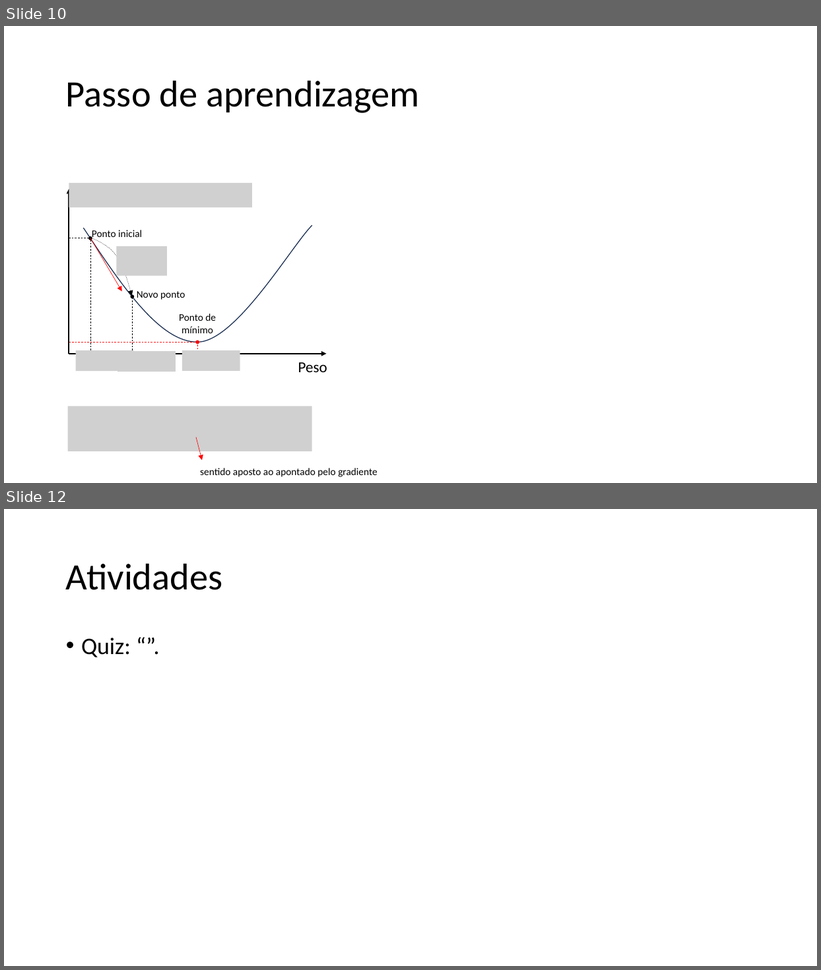
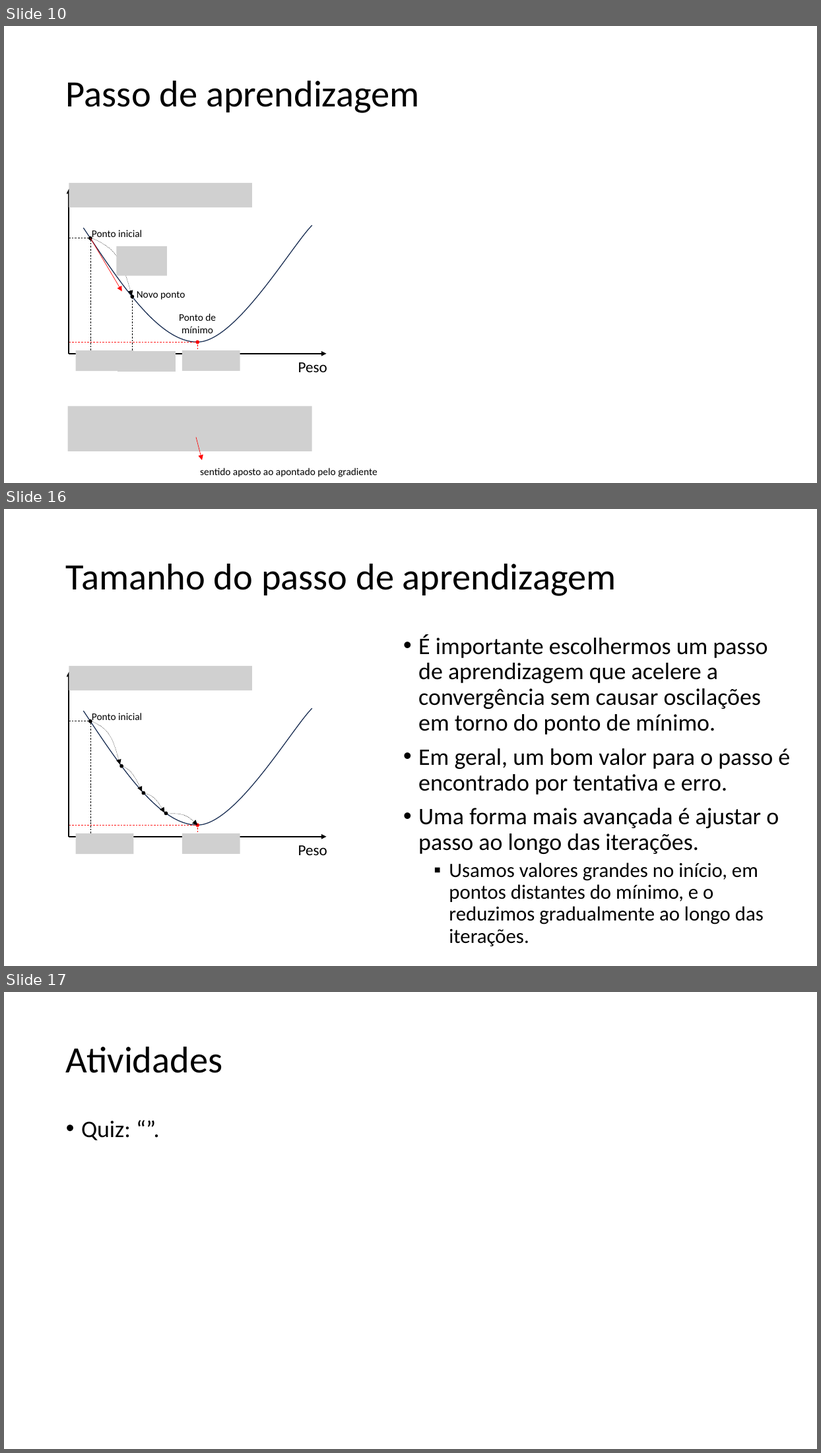
Before and after one commit to zz4fap/tp557-iot-ml, a slide deck: slides/TP557_6_Minimizando_o_erro.pptx. Shown one above the other, each under a label of ours: slides 10 and 12 before the commit, slides 10, 16 and 17 after it; the slides between them are not shown. The pictures are 821x970 and 821x1453 pixels, drawn with LibreOffice and Linux fonts; fonts in the diff are those of the drawing; grey boxes stand for pictures. Boxes give left, top, right and bottom in pixels: in the first picture for what was removed or moved away, otherwise in the second. Text is boxed around its words. In the diff, an @@ line names an element or a change of style, - is before the commit and + after.

```diff
--- a/slides/TP557_6_Minimizando_o_erro.pptx
+++ b/slides/TP557_6_Minimizando_o_erro.pptx
@@ slide 16 added at box(4, 509, 817, 966), background #FFFFFF @@
@@ title added at box(66, 563, 616, 596), 44 pt, text #000000 @@
+Tamanho do passo de aprendizagem
@@ text added at box(418, 634, 790, 947), 28 pt, text #000000 @@
+• É importante escolhermos um passo de aprendizagem que acelere a convergência sem causar oscilações em torno do ponto de mínimo.
+• Em geral, um bom valor para o passo é encontrado por tentativa e erro.
+• Uma forma mais avançada é ajustar o passo ao longo das iterações.
+  ▪ Usamos valores grandes no início, em pontos distantes do mínimo, e o reduzimos gradualmente ao longo das iterações.
@@ picture added at box(69, 666, 252, 690) @@
@@ arrow added from (69, 837) to (69, 672), #000000 1.5 pt @@
@@ line added from (69, 722) to (90, 722), #000000 0.5 pt dashed @@
@@ freeform shape added at box(83, 708, 312, 826), outline #1E3256 1 pt @@
@@ ellipse added at box(88, 720, 92, 723), fill #000000, outline #000000 1 pt @@
@@ line added from (90, 720) to (90, 838), #000000 0.5 pt dashed @@
@@ text added at box(92, 713, 142, 723), 12 pt, text #000000 @@
+Ponto inicial
@@ freeform shape added at box(92, 722, 121, 764), outline #000000 0.25 pt dashed @@
@@ ellipse added at box(120, 764, 123, 768), fill #000000, outline #000000 1 pt @@
@@ freeform shape added at box(122, 763, 142, 795), outline #000000 0.25 pt dashed @@
@@ ellipse added at box(142, 792, 145, 795), fill #000000, outline #000000 1 pt @@
@@ freeform shape added at box(143, 789, 164, 817), outline #000000 0.25 pt dashed @@
@@ ellipse added at box(164, 812, 168, 815), fill #000000, outline #000000 1 pt @@
@@ freeform shape added at box(166, 807, 197, 833), outline #000000 0.25 pt dashed @@
@@ ellipse added at box(196, 824, 199, 827), fill #FF0000, outline #FF0000 1 pt @@
@@ line added from (197, 825) to (197, 836), #FF0000 0.5 pt dashed @@
@@ arrow added from (69, 837) to (327, 837), #000000 1.5 pt @@
@@ line added from (69, 826) to (198, 826), #FF0000 0.5 pt dashed @@
@@ picture added at box(76, 834, 134, 854) @@
@@ picture added at box(182, 834, 240, 854) @@
@@ text added at box(298, 846, 327, 855), 18 pt, text #000000 @@
+Peso
@@ what was slide 12 is now slide 17 @@
```
Also in this commit, not shown: 1 slide changed, 4 other slides added.
